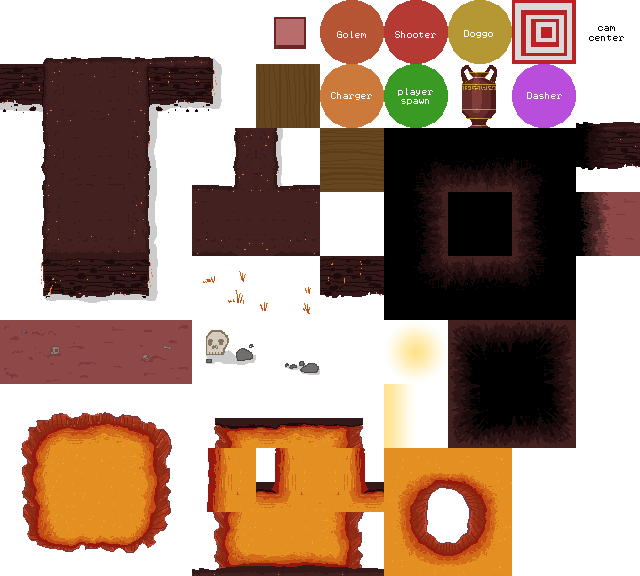
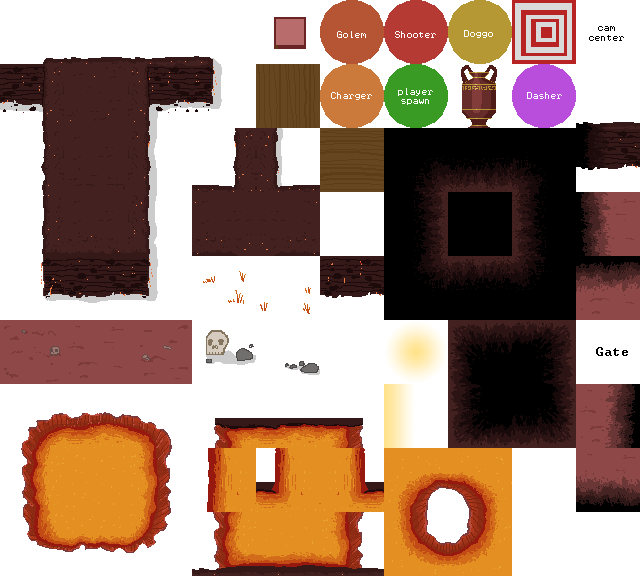
Comparing the layer stacks of the two 640 × 576 images. Changes:
added layer "Gate" in group "enemies" over [596, 347, 628, 356]
painted on "Layer 6" over [596, 347, 628, 356]
painted on "to black" over [576, 256, 640, 512]
painted on "ground" over [576, 256, 640, 512]
